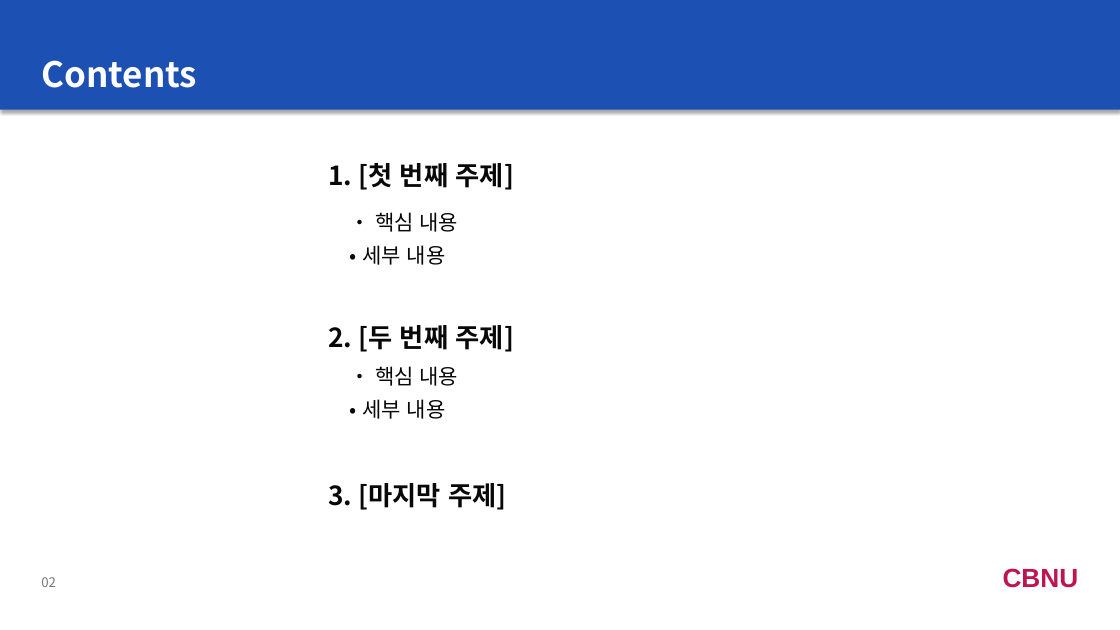
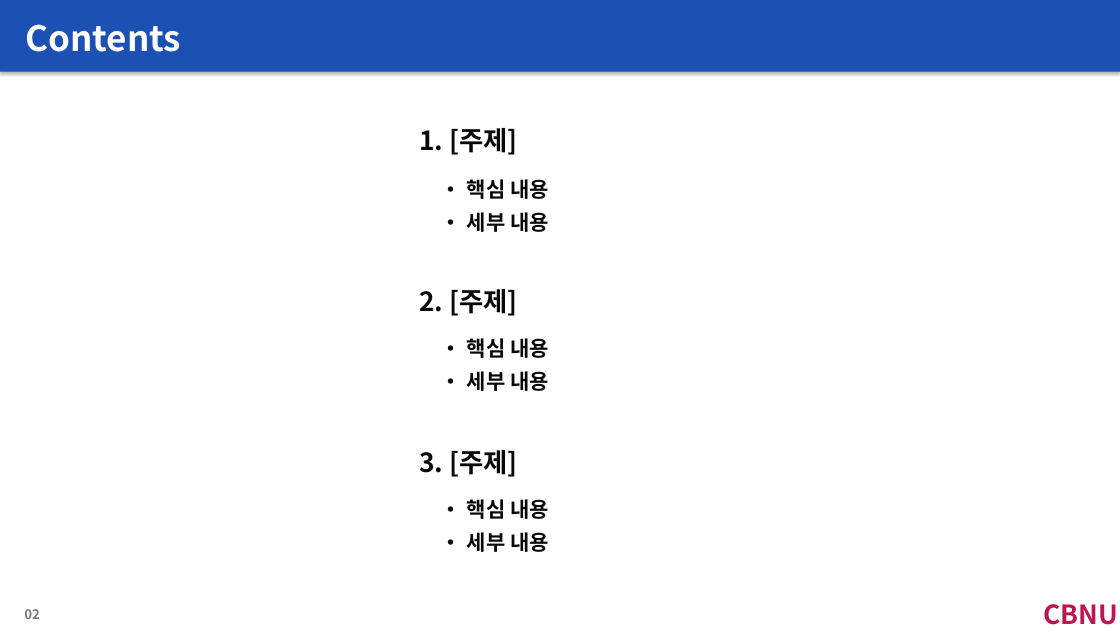
Before and after one commit to Minjea31/ppt_workspace, a slide deck: slide 2 of templet/base.pptx. Drawn at 1120x630 pixels with LibreOffice and Linux fonts; fonts in the diff are those of the drawing. Boxes give left, top, right and bottom in pixels: in the first picture for what was removed or moved away, otherwise in the second. Text is boxed around its words. In the diff, an @@ line names an element or a change of style, - is before the commit and + after.

```diff
--- a/templet/base.pptx
+++ b/templet/base.pptx
@@ rectangle: place and size @@
-rectangle at bbox=[0, 0, 1120, 110]
+rectangle at bbox=[0, 0, 1120, 71]
@@ rectangle at bbox=[0, 0, 1120, 71]: shadow changed @@
@@ text "Contents": place and size @@
-text "Contents" at bbox=[41, 60, 197, 88]
+text "Contents" at bbox=[25, 24, 181, 52]
@@ text at bbox=[419, 128, 517, 155]: text changed; size 22.5 to 22.6 pt @@
-1. [첫 번째 주제]
+1. [주제]
@@ text "• 핵심 내용 • 세부 ..." at bbox=[467, 179, 549, 232]: bold on @@
@@ text "• 핵심 내용 • 세부 ...": place and size @@
-text "• 핵심 내용 • 세부 ..." at bbox=[362, 212, 459, 265]
+text "• 핵심 내용 • 세부 ..." at bbox=[467, 179, 549, 232]
@@ text at bbox=[419, 289, 517, 316]: text changed; size 22.5 to 22.6 pt @@
-2. [두 번째 주제]
+2. [주제]
@@ text "• 핵심 내용 • 세부 ...": place and size @@
-text "• 핵심 내용 • 세부 ..." at bbox=[362, 366, 459, 419]
+text "• 핵심 내용 • 세부 ..." at bbox=[467, 338, 549, 391]
@@ text "• 핵심 내용 • 세부 ..." at bbox=[467, 338, 549, 391]: bold on @@
@@ text at bbox=[419, 450, 517, 477]: text changed; size 22.5 to 22.6 pt @@
-3. [마지막 주제]
+3. [주제]
@@ text added at bbox=[467, 499, 549, 552], 18 pt, text #080808, bold @@
+• 핵심 내용
+• 세부 내용
@@ text "CBNU": place and size @@
-text "CBNU" at bbox=[1003, 568, 1079, 588]
+text "CBNU" at bbox=[1044, 604, 1119, 625]
@@ text "CBNU" at bbox=[1044, 604, 1119, 625]: size 22.5 to 22.6 pt, font Arial to Noto Sans CJK KR; more space between paragraphs @@
@@ text "02": place and size @@
-text "02" at bbox=[41, 577, 56, 587]
+text "02" at bbox=[24, 609, 40, 619]
@@ text "02" at bbox=[24, 609, 40, 619]: size 11.2 to 11.3 pt, bold on @@
```
Also in this commit, not shown: 6 other slides changed, 3 slides added, 1 slide removed, 39 other files.
